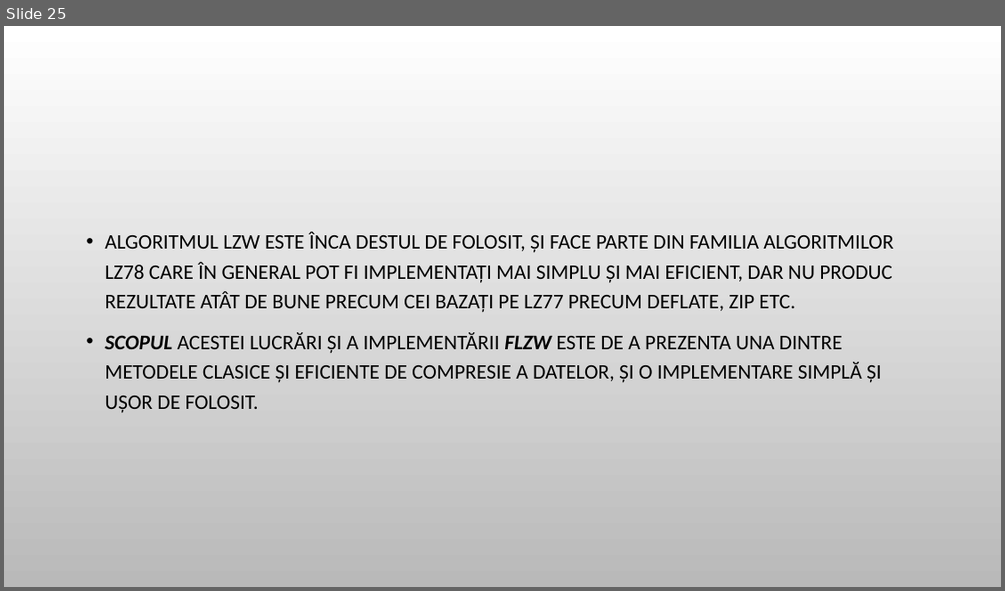
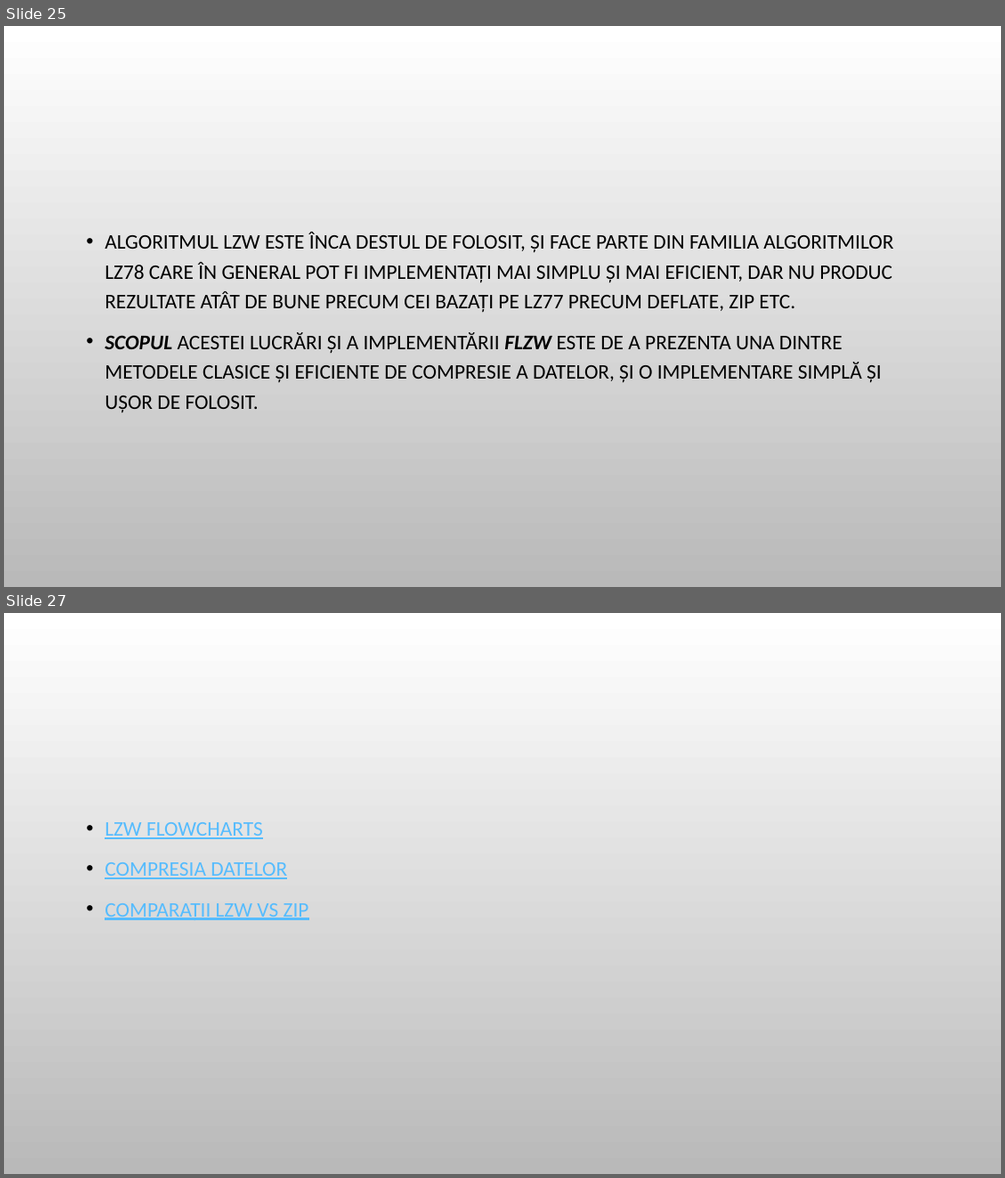
Before and after one commit to L-o-rd/semnale, a slide deck: flzw/docs/flzw.pptx. Shown one above the other, each under a label of ours: slide 25 before the commit, slides 25 and 27 after it; the slides between them are not shown. The pictures are 1005x591 and 1005x1178 pixels, drawn with LibreOffice and Linux fonts; fonts in the diff are those of the drawing; background and template pictures are left out. Boxes give left, top, right and bottom in pixels: in the first picture for what was removed or moved away, otherwise in the second. Text is boxed around its words. In the diff, an @@ line names an element or a change of style, - is before the commit and + after.

```diff
--- a/flzw/docs/flzw.pptx
+++ b/flzw/docs/flzw.pptx
@@ slide 27 added at [4,613,1001,1174], background picture (left out) @@
@@ text added at [105,822,309,920], 20 pt, text #56BCFE, underline @@
+• LZW FLOWCHARTS
+• COMPRESIA DATELOR
+• COMPARAȚII LZW VS ZIP
```
Also in this commit, not shown: 1 other slide added, 1 other file.
